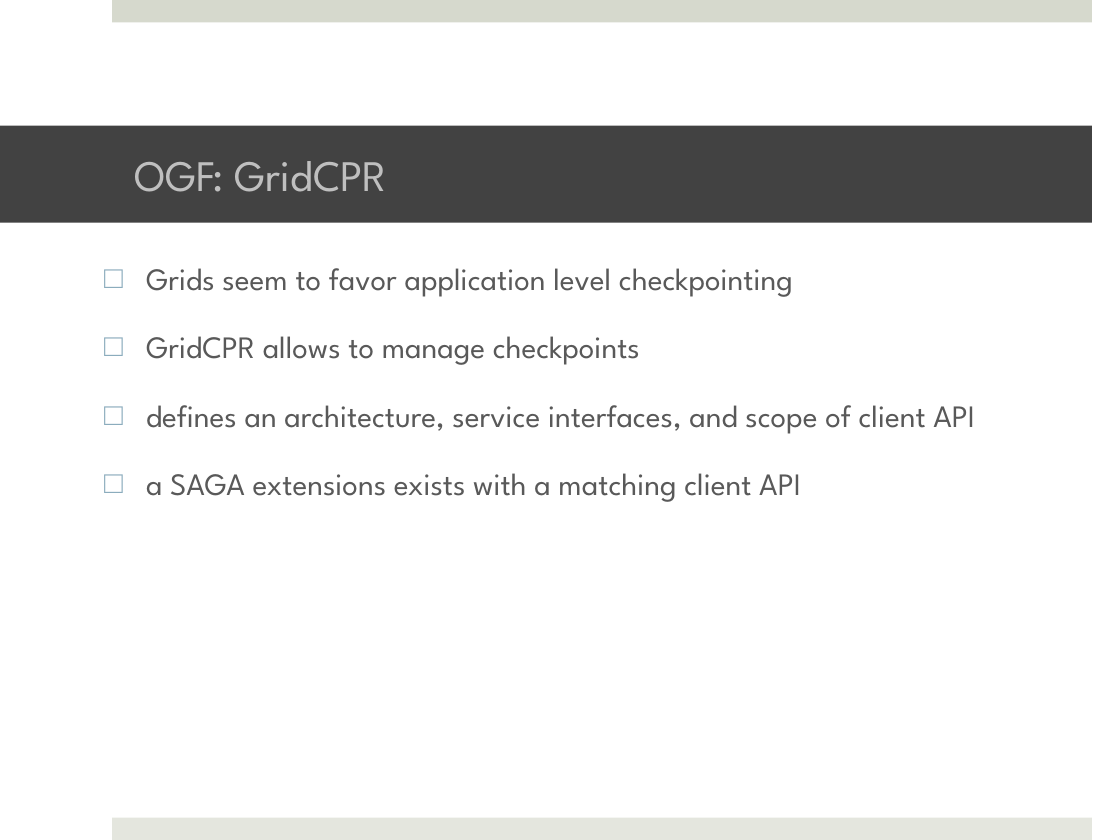
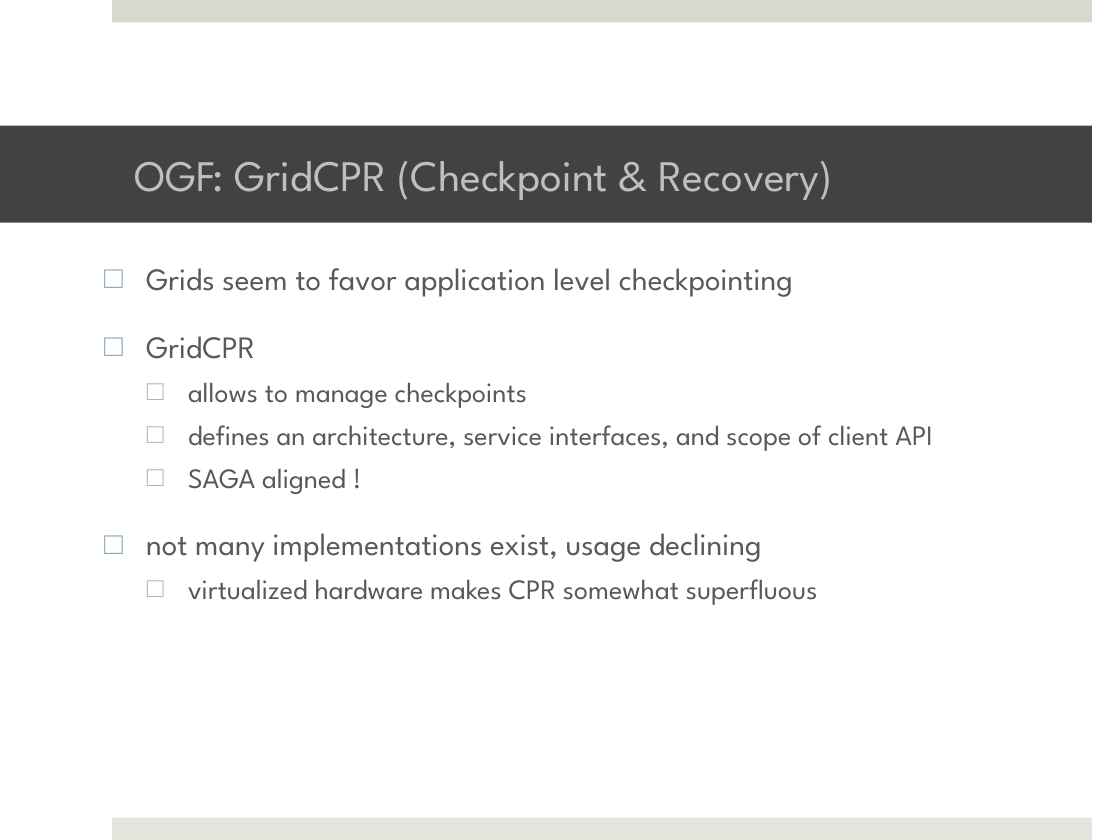
Before and after one commit to saga-project/saga-cpp-legacy-projects, a slide deck: slide 11 of tutorial/EGI-2011/02_api3.pptx. Drawn at 1120x840 pixels with LibreOffice and Linux fonts; fonts in the diff are those of the drawing; background and template pictures are left out. Boxes give left, top, right and bottom in pixels: in the first picture for what was removed or moved away, otherwise in the second. Text is boxed around its words. In the diff, an @@ line names an element or a change of style, - is before the commit and + after.

```diff
--- a/tutorial/EGI-2011/02_api3.pptx
+++ b/tutorial/EGI-2011/02_api3.pptx
@@ title at <box>134,161,833,200</box>: text changed @@
-OGF: GridCPR
+OGF: GridCPR (Checkpoint & Recovery)
@@ text at <box>146,336,527,408</box>: text changed; size 20 to 18 pt @@
-□ GridCPR allows to manage checkpoints
+□ GridCPR
+  □ allows to manage checkpoints
@@ text at <box>188,425,932,451</box>: size 20 to 18 pt in "defines an architecture, service interfaces, and scope ..."; list level 1 to 2 in "defines an architecture, service interfaces, ..."; bullet colour #8BACBD to #B5B5B5 @@
@@ text at <box>146,468,818,605</box>: text changed; size 20 to 18 pt @@
-□ a SAGA extensions exists with a matching client API
+  □ SAGA aligned !
+□ not many implementations exist, usage declining
+  □ virtualized hardware makes CPR somewhat superfluous
```
Also in this commit, not shown: 8 other slides changed, 1 slide removed, 4 other files.
